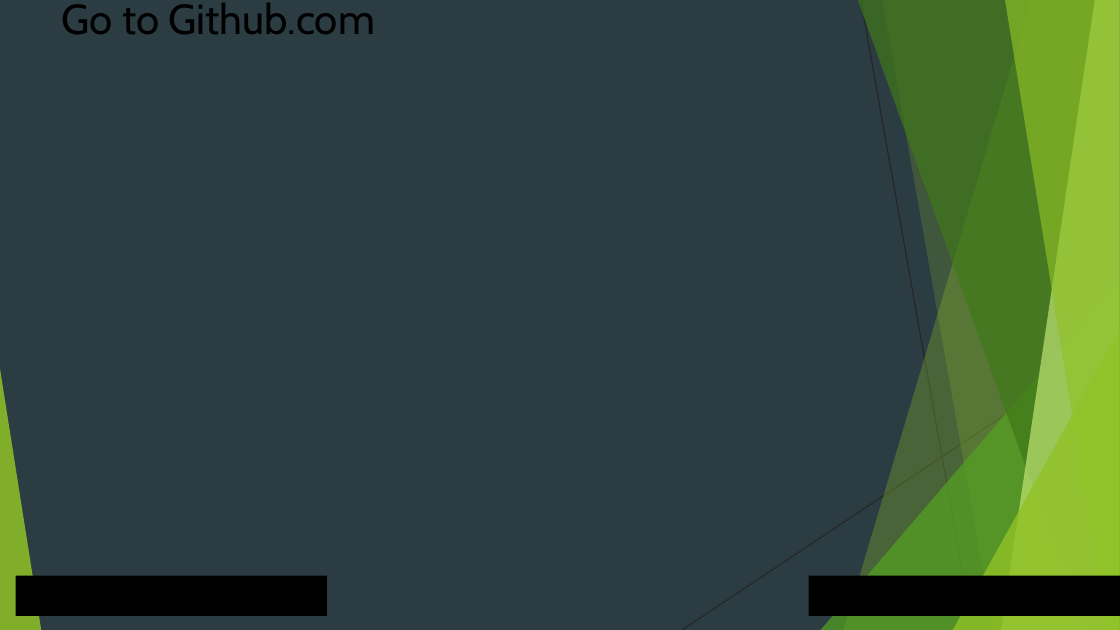
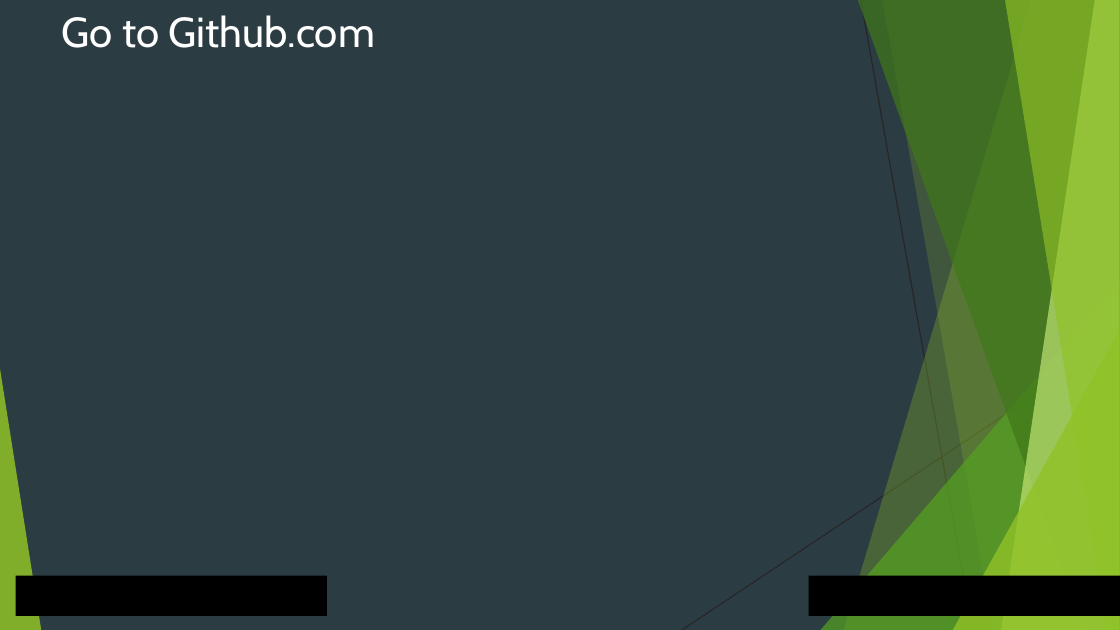
Before and after one commit to Shubhamdutta2000/Web-Training, a slide deck: slide 9 of 03. Git & Github/Github.pptx. Drawn at 1120x630 pixels with LibreOffice and Linux fonts; fonts in the diff are those of the drawing; background and template pictures are left out. Boxes give left, top, right and bottom in pixels: in the first picture for what was removed or moved away, otherwise in the second. Text is boxed around its words. In the diff, an @@ line names an element or a change of style, - is before the commit and + after.

```diff
--- a/03. Git & Github/Github.pptx
+++ b/03. Git & Github/Github.pptx
@@ title "Go to Github.com": place and size @@
-title "Go to Github.com" at [62, 3, 375, 34]
+title "Go to Github.com" at [62, 15, 375, 48]
@@ title "Go to Github.com" at [62, 15, 375, 48]: text colour #000000 to #FFFFFF @@
```
Also in this commit, not shown: 1 slide added, 1 slide removed, 2 other files.
